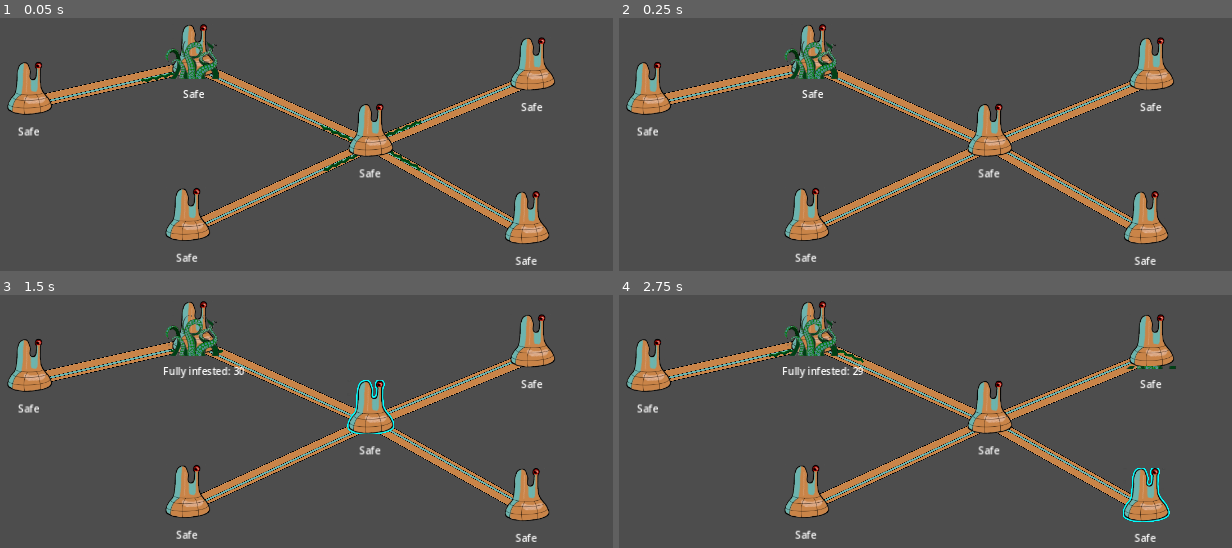
Above: before the commit, frames 1-4 (two rows, left to right).
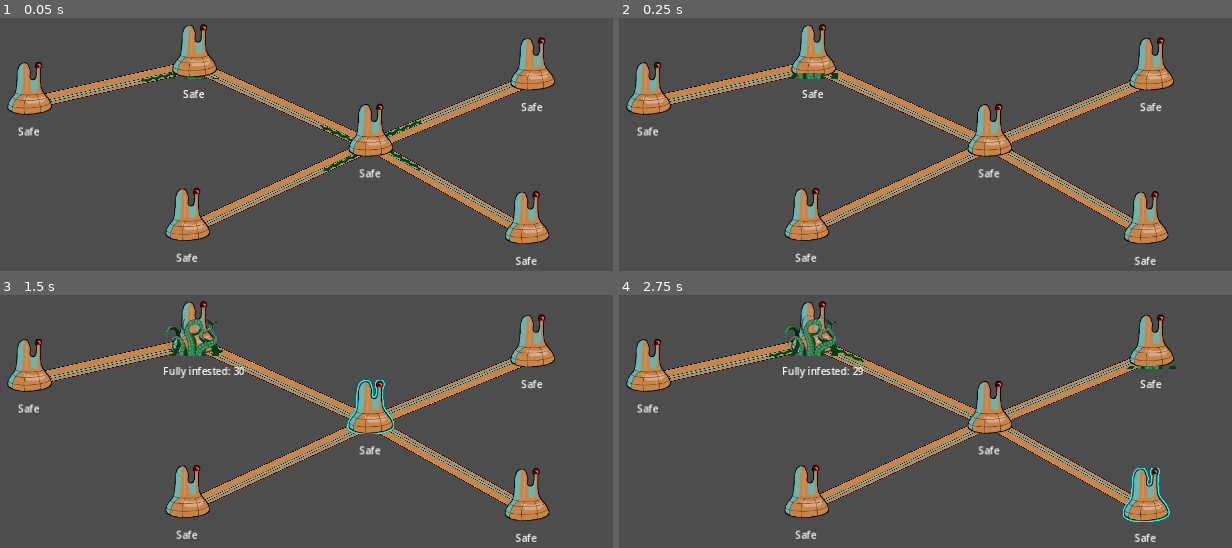
Above: after the commit, the same moments.

Repository: Aveli-games/contra-tentacula
Game: Godot game, scene res://testing/test_spread.tscn
Two runs of this game, one before a commit and one after it. Both use one fixed random seed, a clock stepped at 60 frames per second and the inputs below. This scene is started directly instead of the project's main scene.
Inputs (mouse positions are in pixels of both pictures, inside the frame that each line leads up to):
- Up to frame 1 (0.05 s): no input
- Up to frame 2 (0.25 s): no input
- Up to frame 3 (1.5 s): move the mouse to (533, 340) at 0.52 s; click (533, 340) at 0.67 s; move the mouse to (367, 406) at 1.27 s; click (367, 406) at 1.42 s
- Up to frame 4 (2.75 s): tap Enter at 2 s; move the mouse to (1146, 494) at 2.02 s; click (1146, 494) at 2.17 s

The runs differ from the first frame. In frame 1, 0.7% of the frame differs, in the area x 26-36%, y 9-24%; in frame 2, 0.6%; in frame 3, less than 0.1%; in frame 4, nothing differs.

Commit message:
make progress bar changes smoother

Diff:
--- a/dome.gd
+++ b/dome.gd
@@ -19,13 +19,19 @@
 
 func _ready():
 	$ResourceGenerationTimer.start(1) # TODO: Have timer start on game start, not dome spawn
+	$Building/InfestationProgress.value = 0
 
 func _process(delta):
 	# Process infestation progression inependently in dome's infestation check
 	if infestation_percentage > 0:
 		add_infestation(Globals.BASE_DOME_INFESTATION_RATE * delta)
 
-	$Building/InfestationProgress.value = infestation_percentage * 100
+	var progress_diff = infestation_percentage - $Building/InfestationProgress.value/100
+	var progress_max_speed = 0.01
+	var progress_adjustment = clamp(-progress_max_speed, progress_diff, progress_max_speed)
+	if progress_adjustment != 0:
+		$Building/InfestationProgress.value += progress_adjustment * 100
+
 
 func _on_infestation_check_timer_timeout():
 	# determine infestation level
--- a/squad.tscn
+++ b/squad.tscn
@@ -26,7 +26,6 @@
 polygon = PackedVector2Array(15, -62.9, 15, -61.7, 30, -56.7, 30, -55.4, 39, -44.4, 39, -42.4, 41, -40.4, 41, -37.2, 43 …(799 unchanged characters)…
 
 [node name="ActionTimer" type="Timer" parent="."]
-wait_time = 0.25
 autostart = true
 
 [connection signal="input_event" from="." to="." method="_on_input_event"]
